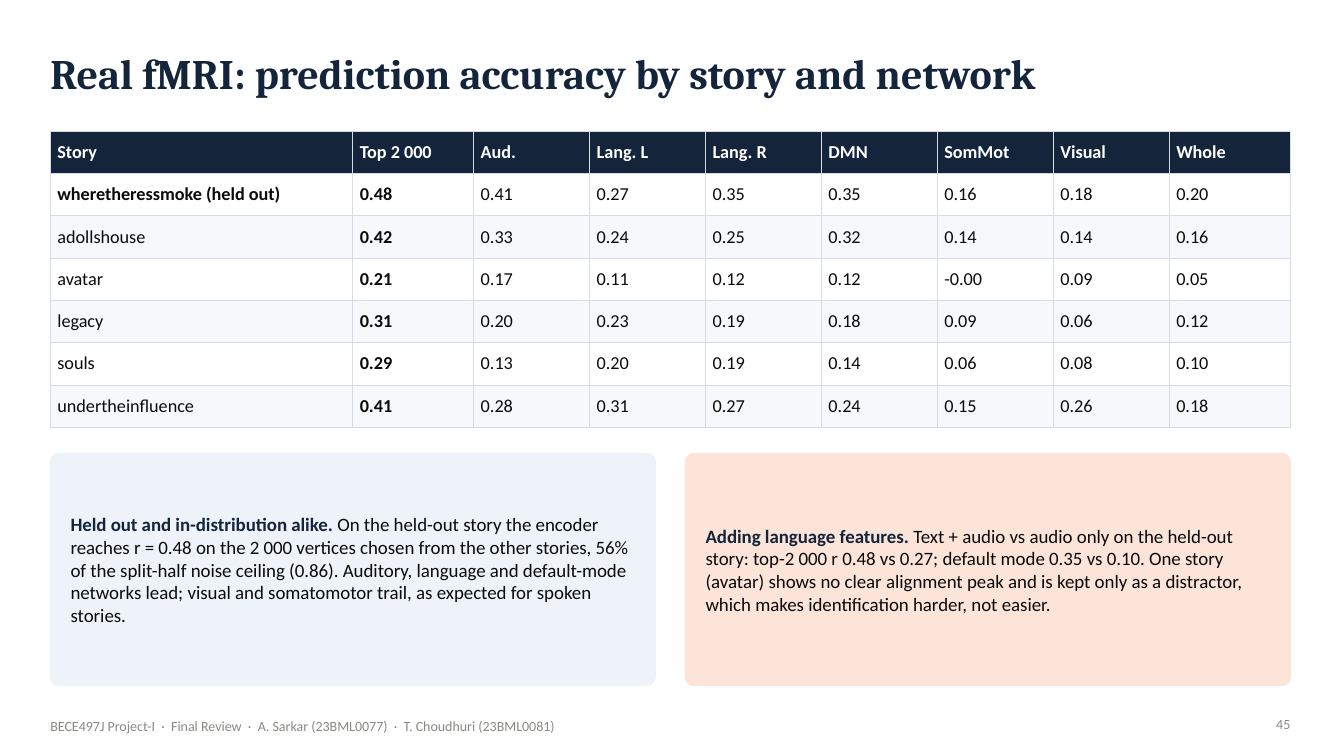
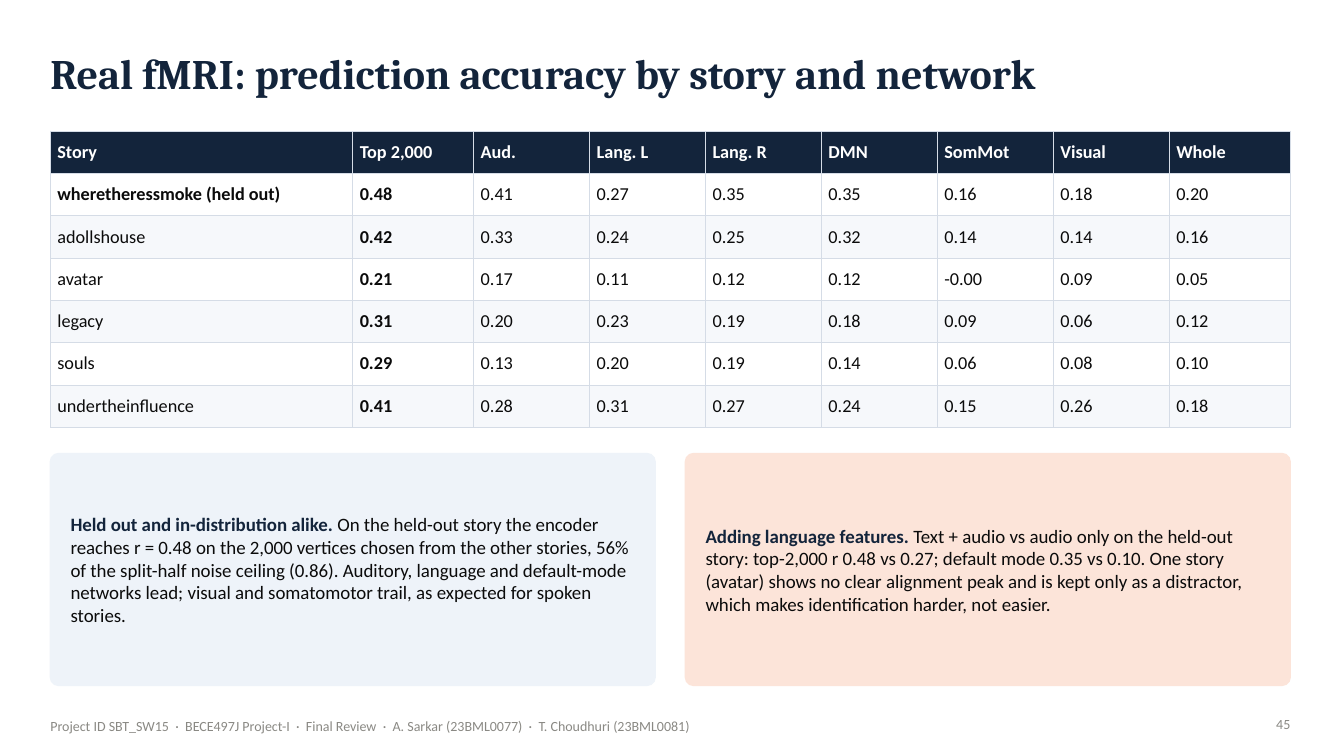
Before and after one commit to Ivxn404/semantic-decoding-tribe-inversion, a slide deck: slide 45 of deck/Final_Sarkar_Choudhuri.pptx. Drawn at 1344x756 pixels with LibreOffice and Linux fonts; fonts in the diff are those of the drawing. Boxes give left, top, right and bottom in pixels: in the first picture for what was removed or moved away, otherwise in the second. Text is boxed around its words. In the diff, an @@ line names an element or a change of style, - is before the commit and + after.

Commit message:
Review III submission files (SBT_SW15): thesis, presentation, poster, 90-s video

```diff
--- a/deck/Final_Sarkar_Choudhuri.pptx
+++ b/deck/Final_Sarkar_Choudhuri.pptx
@@ table at (x1=50, y1=131, x2=1291, y2=416) @@
-row 1, column 2: Top 2 000
+row 1, column 2: Top 2,000
@@ text at (x1=71, y1=517, x2=629, y2=622): text changed @@
-Held out and in-distribution alike. On the held-out story the encoder reaches r = 0.48 on the 2 000 vertices chosen from the other stories, 56% of the split-half noise ceiling (0.86). Auditory, language and default-mode networks lead; visual and somatomotor trail, as expected for spoken stories.
+Held out and in-distribution alike. On the held-out story the encoder reaches r = 0.48 on the 2,000 vertices chosen from the other stories, 56% of the split-half noise ceiling (0.86). Auditory, language and default-mode networks lead; visual and somatomotor trail, as expected for spoken stories.
@@ text at (x1=706, y1=529, x2=1242, y2=613): text changed @@
-Adding language features. Text + audio vs audio only on the held-out story: top-2 000 r 0.48 vs 0.27; default mode 0.35 vs 0.10. One story (avatar) shows no clear alignment peak and is kept only as a distractor, which makes identification harder, not easier.
+Adding language features. Text + audio vs audio only on the held-out story: top-2,000 r 0.48 vs 0.27; default mode 0.35 vs 0.10. One story (avatar) shows no clear alignment peak and is kept only as a distractor, which makes identification harder, not easier.
@@ text at (x1=50, y1=721, x2=689, y2=733): text changed @@
-BECE497J Project-I · Final Review · A. Sarkar (23BML0077) · T. Choudhuri (23BML0081)
+Project ID SBT_SW15 · BECE497J Project-I · Final Review · A. Sarkar (23BML0077) · T. Choudhuri (23BML0081)
```
Also in this commit, not shown: 65 other slides changed, 9 other files.
